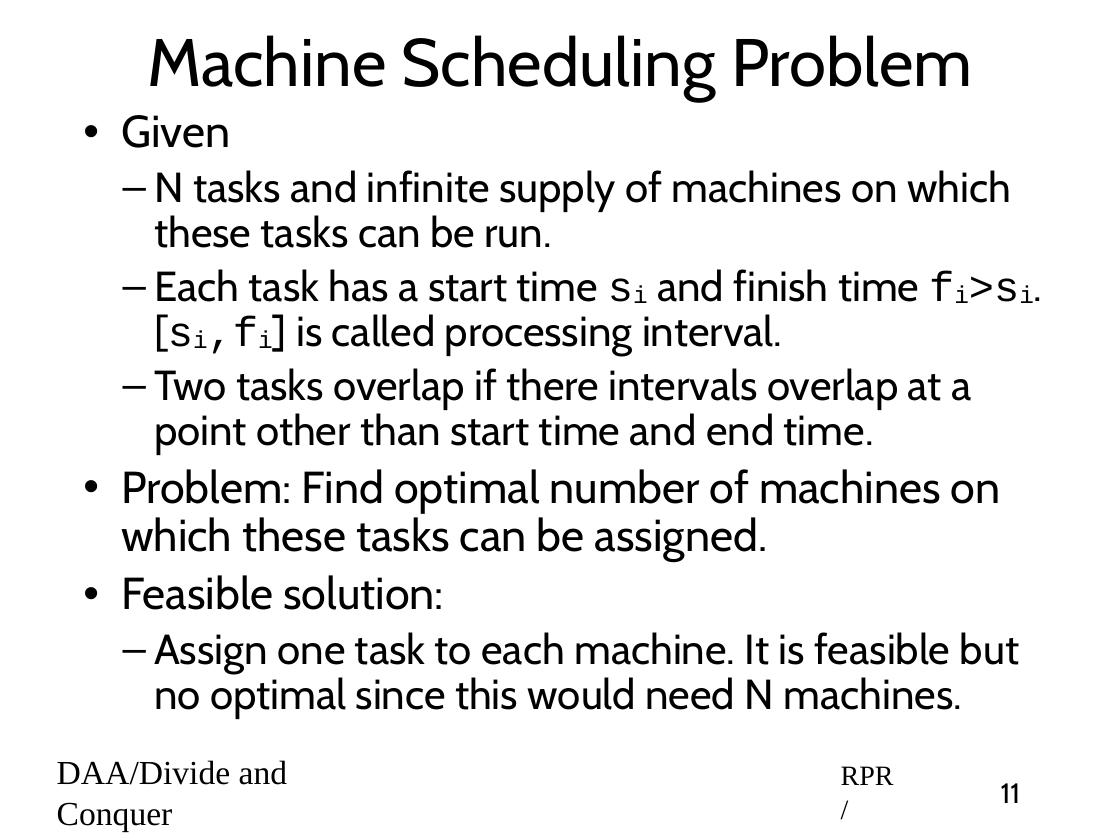
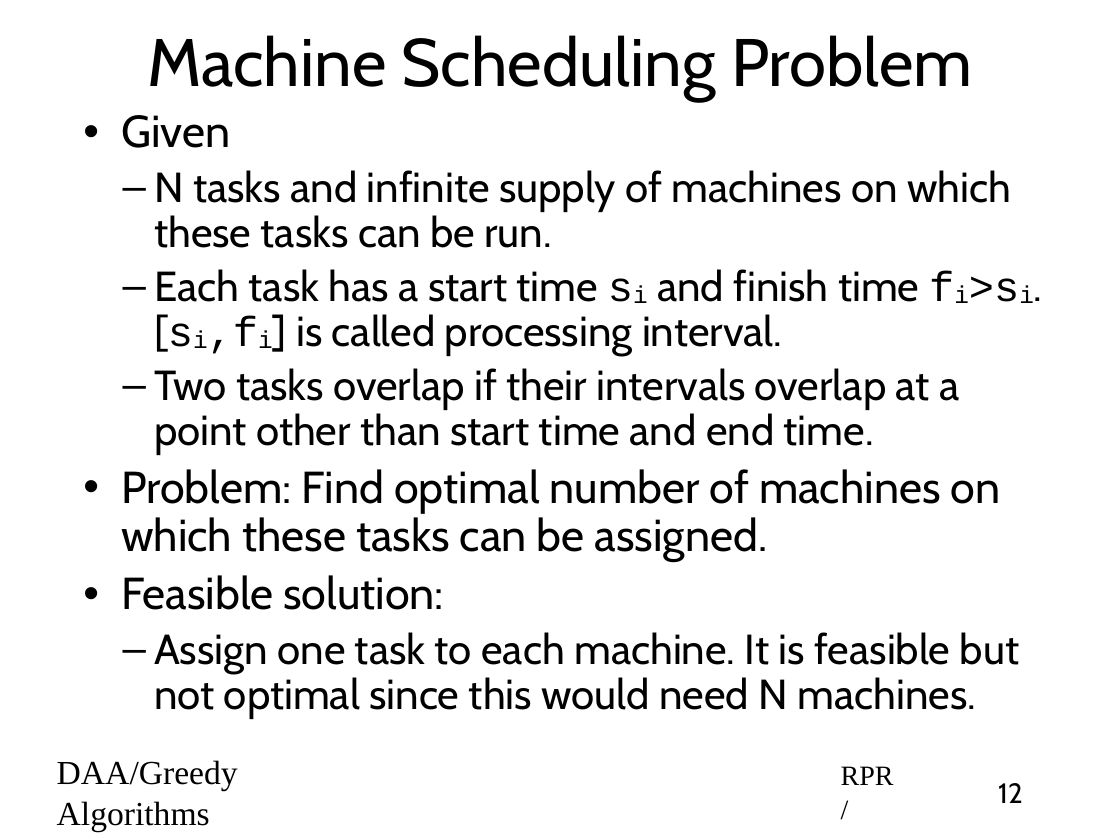
Before and after one commit to rprustagi/2019-17CS43-DAA, a slide deck: slide 12 of Slides-RPR/2019-H1-DAA-L21-Greedy-Algo-overview.pptx (slide 11 before the commit). Drawn at 1120x840 pixels with LibreOffice and Linux fonts; fonts in the diff are those of the drawing. Boxes give left, top, right and bottom in pixels: in the first picture for what was removed or moved away, otherwise in the second. Text is boxed around its words. In the diff, an @@ line names an element or a change of style, - is before the commit and + after.

Commit message:
Typo Error corrections in existing slides

```diff
--- a/Slides-RPR/2019-H1-DAA-L21-Greedy-Algo-overview.pptx
+++ b/Slides-RPR/2019-H1-DAA-L21-Greedy-Algo-overview.pptx
@@ text at (154, 368, 959, 455): text changed @@
-  – Two tasks overlap if there intervals overlap at a point other than start time and end time.
+  – Two tasks overlap if their intervals overlap at a point other than start time and end time.
@@ text at (154, 632, 1019, 719): text changed @@
-  – Assign one task to each machine. It is feasible but no optimal since this would need N machines.
+  – Assign one task to each machine. It is feasible but not optimal since this would need N machines.
@@ text at (57, 760, 238, 831): text changed @@
-DAA/Divide and Conquer
+DAA/Greedy Algorithms
@@ page number at (998, 783, 1023, 803): text changed @@
-11
+12
```
Also in this commit, not shown: 15 other slides changed, 1 slide added, 1 slide removed, 12 other files.
